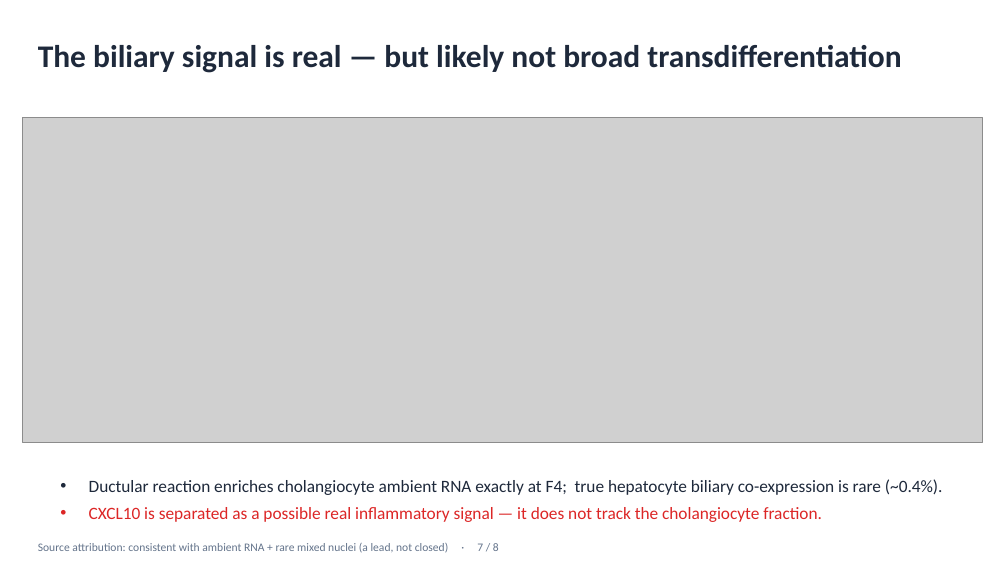
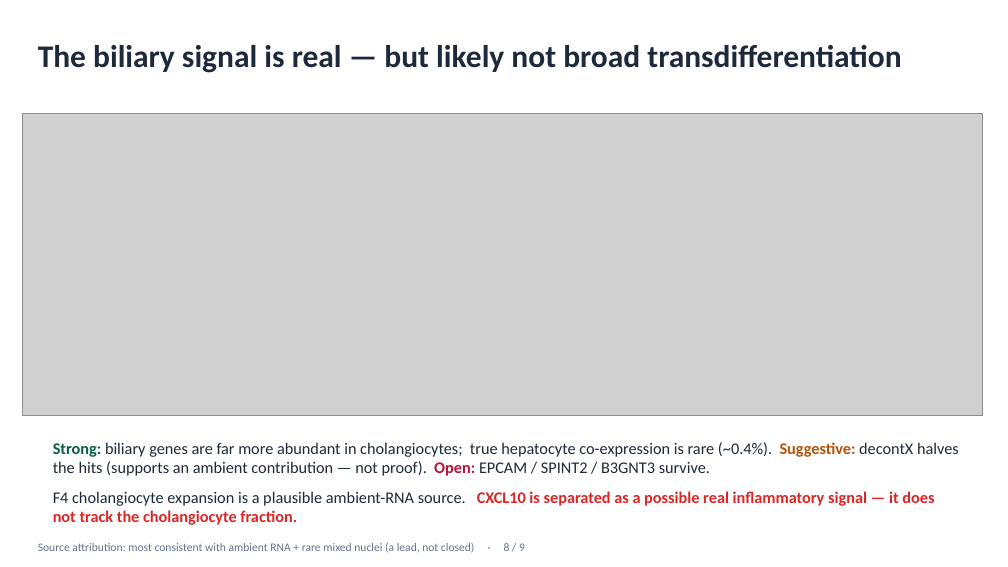
Before and after one commit to roeetekoah/liver-zonation, a slide deck: slide 8 of reports/deck/MASLD_zonation_reanalysis_8min.pptx (slide 7 before the commit). Drawn at 1008x567 pixels with LibreOffice and Linux fonts; fonts in the diff are those of the drawing; grey boxes stand for pictures. Boxes give left, top, right and bottom in pixels: in the first picture for what was removed or moved away, otherwise in the second. Text is boxed around its words. In the diff, an @@ line names an element or a change of style, - is before the commit and + after.

```diff
--- a/reports/deck/MASLD_zonation_reanalysis_8min.pptx
+++ b/reports/deck/MASLD_zonation_reanalysis_8min.pptx
@@ picture: place and size @@
-picture at [23, 117, 983, 442]
+picture at [23, 113, 983, 416]
@@ text at [53, 442, 959, 476]: text changed; size 16.5 to 15.5 pt @@
-• Ductular reaction enriches cholangiocyte ambient RNA exactly at F4; true hepatocyte biliary co-expression is rare (~0.4%).
-• CXCL10 is separated as a possible real inflammatory signal — it does not track the cholangiocyte fraction.
+Strong: biliary genes are far more abundant in cholangiocytes; true hepatocyte co-expression is rare (~0.4%). Suggestive: decontX halves the hits (supports an ambient contribution — not proof). Open: EPCAM / SPINT2 / B3GNT3 survive.
@@ text added at [53, 491, 934, 525], 15.5 pt, text #DC2626, bold @@
+F4 cholangiocyte expansion is a plausible ambient-RNA source. CXCL10 is separated as a possible real inflammatory signal — it does not track the cholangiocyte fraction.
@@ text at [38, 543, 525, 553]: text changed @@
-Source attribution: consistent with ambient RNA + rare mixed nuclei (a lead, not closed) · 7 / 8
+Source attribution: most consistent with ambient RNA + rare mixed nuclei (a lead, not closed) · 8 / 9
```
Also in this commit, not shown: 10 other slides changed, 2 slides added, 4 other files.
